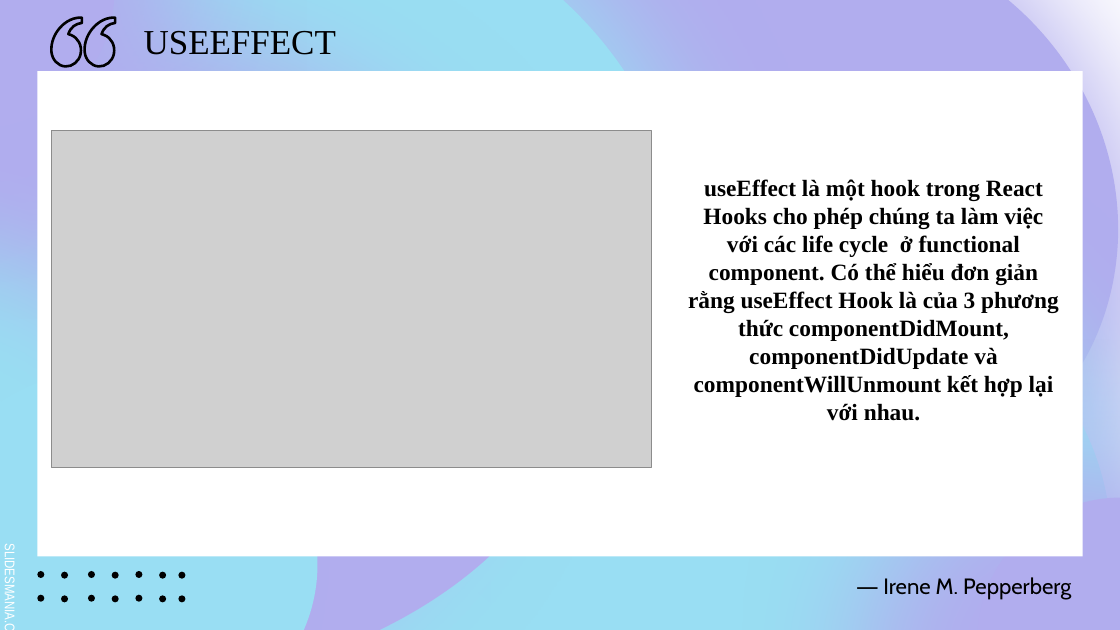
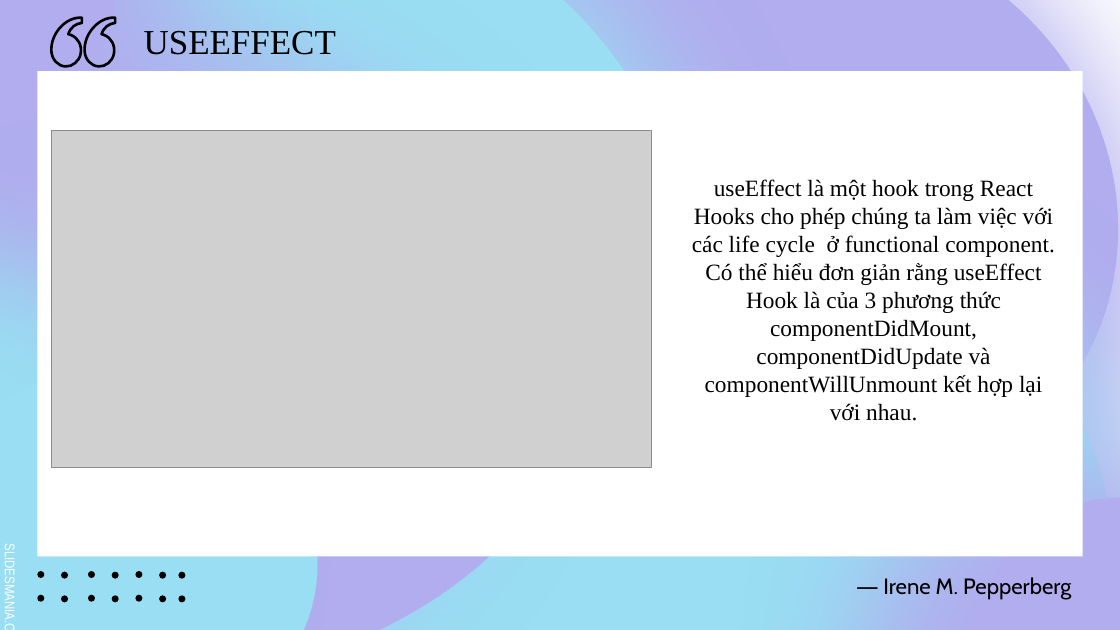
Before and after one commit to chinhan3966/react-project-mp3, a slide deck: slide 21 of PowperPoint_React.pptx. Drawn at 1120x630 pixels with LibreOffice and Linux fonts; fonts in the diff are those of the drawing; grey boxes stand for pictures. Boxes give left, top, right and bottom in pixels: in the first picture for what was removed or moved away, otherwise in the second. Text is boxed around its words. In the diff, an @@ line names an element or a change of style, - is before the commit and + after.

```diff
--- a/PowperPoint_React.pptx
+++ b/PowperPoint_React.pptx
@@ title "useEffect là một hook trong ..." at (692, 179, 1055, 421): bold off @@
```
Also in this commit, not shown: 1 other slide changed, 5 slides added, 5 slides removed, 2 other files.
